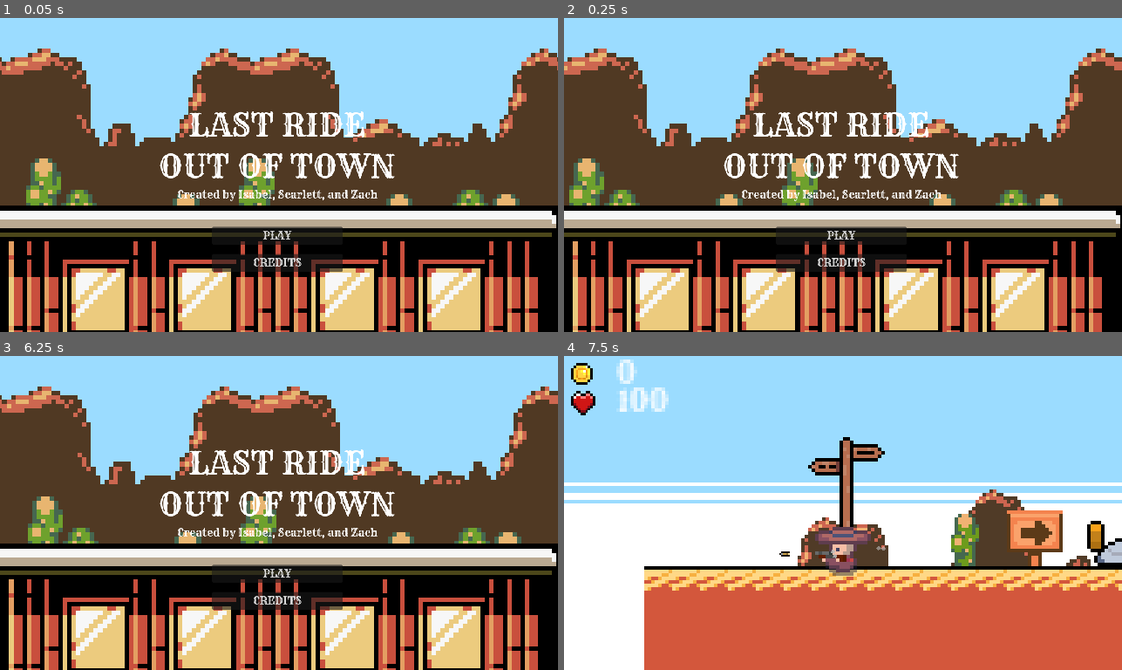
Above: before the commit, frames 1-4 (two rows, left to right).
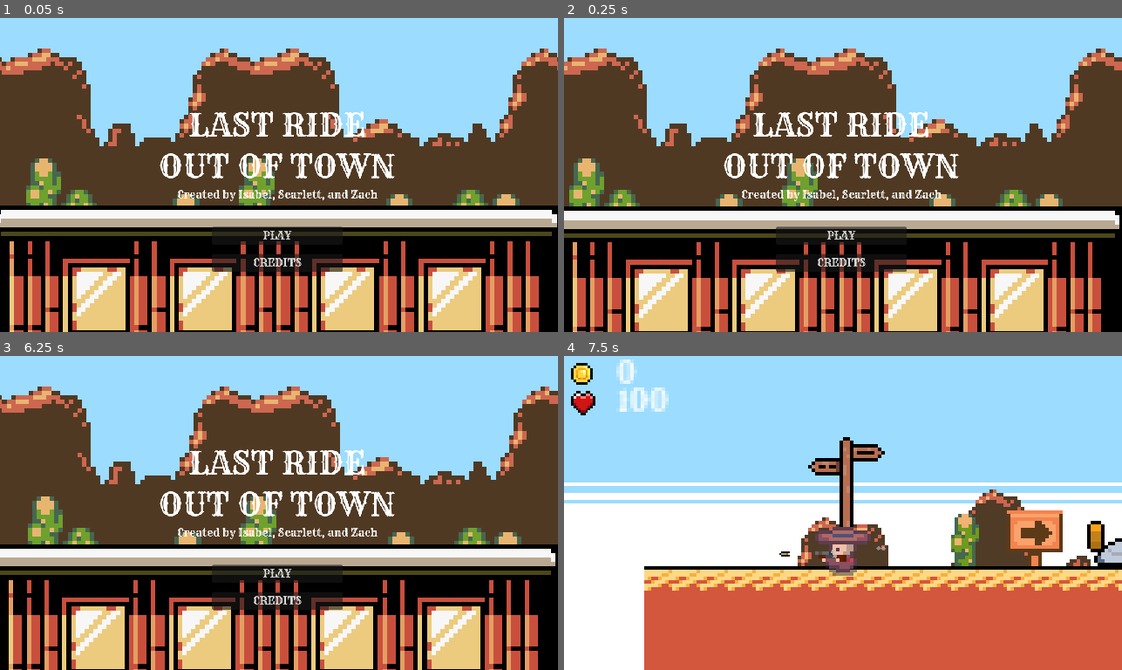
Above: after the commit, the same moments.

Repository: iltusing/hoohacks26
Game: Godot game, scene res://scenes/title.tscn
Same seed, same stepped clock (60 frames per second), same inputs: the game is played once before the commit and once after it. Sound files missing from this copy of the repository are replaced by a short silence.
Inputs:
- Up to frame 1 (0.05 s): no input
- Up to frame 2 (0.25 s): no input
- Up to frame 3 (6.25 s): click "PLAY" at 0.5 s; hold D (move_right) 1.28-2.78 s; tap Space (shoot) every 0.75 s from 1.35 to 5.85 s; tap W (jump) at 1.52, 2.27, 3.77, 4.52, 5.27 s; hold A (move_left) 2.78-3.53 s; hold D (move_right) 3.53-5.03 s; hold A (move_left) 5.03-5.78 s; hold D (move_right) from 5.78 s (still down)
- Up to frame 4 (7.5 s): release D (move_right) at 6.5 s; click "PLAY" at 6.5 s; hold A (move_left) from 7.28 s (still down); tap Space (shoot) at 7.35 s

The runs differ from the first frame. In frame 1, 4.2% of the frame differs, in the area x 0-100%, y 61-100%; in frame 2, 4.6%, in the area x 0-100%, y 59-100%; in frame 3, 1.4%; in frame 4, nothing differs.

Commit message:
Add train shake

Diff:
--- a/wild-west-game/scenes/title.tscn
+++ b/wild-west-game/scenes/title.tscn
@@ -5,6 +5,7 @@
 [ext_resource type="Texture2D" uid="uid://cgcgq81b53yq1" path="res://assets/Yeehaw/sky_bg_parallax.png" id="3_pyl7j"]
 [ext_resource type="Texture2D" uid="uid://bhfq2w3umaww1" path="res://assets/Yeehaw/yeehaw_parallax_layerC_standard.png" id="4_b3w7a"]
 [ext_resource type="Texture2D" uid="uid://cnwehkkqvu1jr" path="res://assets/Yeehaw/yeehaw_parallax_layerB_standard.png" id="5_4rr2b"]
+[ext_resource type="Script" uid="uid://cjdv4e33qyilj" path="res://scripts/train_title.gd" id="5_yql1r"]
 [ext_resource type="Texture2D" uid="uid://c6lkh66v4wqie" path="res://assets/Yeehaw/yeehaw_parallax_layerA_standard.png" id="6_yql1r"]
 
 [sub_resource type="StyleBoxEmpty" id="StyleBoxEmpty_4ignj"]
@@ -61,6 +62,7 @@
 position = Vector2(505, 266)
 scale = Vector2(8.5, 8.5)
 texture = ExtResource("6_yql1r")
+script = ExtResource("5_yql1r")
 
 [node name="MAIN" type="VBoxContainer" parent="." unique_id=1333544472]
 unique_name_in_owner = true
--- /dev/null
+++ b/wild-west-game/scripts/train_title.gd
@@ -0,0 +1,14 @@
+extends Sprite2D
+
+var original_x: float
+var original_y: float
+
+var shift_amount: float = 1.5
+
+func _ready() -> void:
+	original_x = self.position.x
+	original_y = self.position.y
+
+func _physics_process(_delta: float) -> void:
+	self.position.x = randf_range(original_x-shift_amount,original_x+shift_amount)
+	self.position.y = randf_range(original_y-shift_amount,original_y+shift_amount)
Not shown, added: wild-west-game/scripts/train_title.gd.uid
